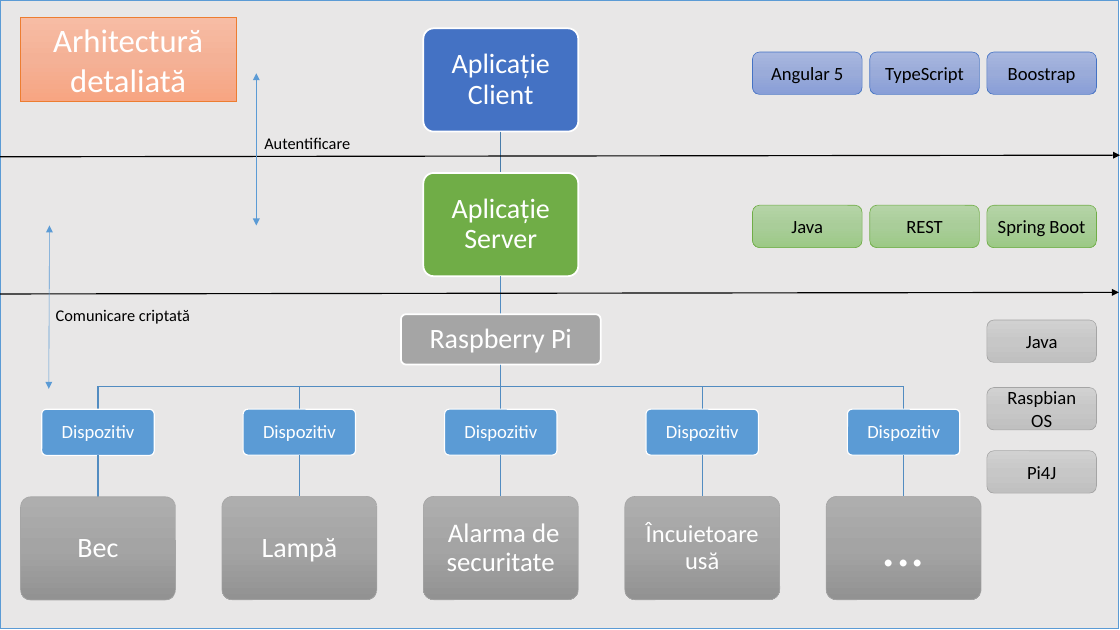
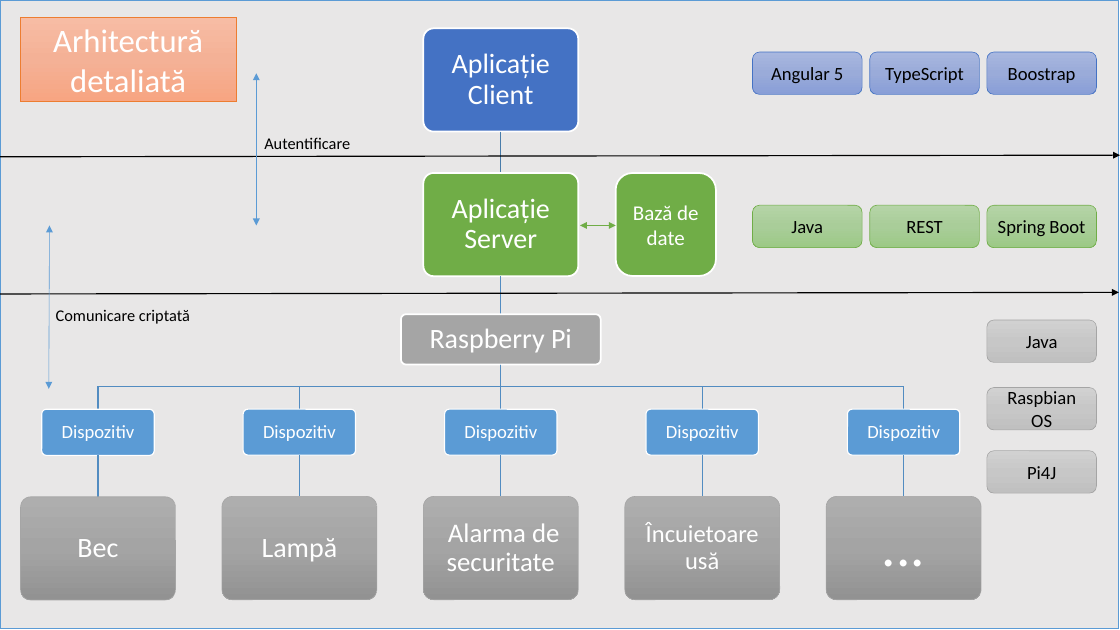
Before and after one commit to turcunicusor/Licenta, a slide deck: slide 2 of Documentation/Figures/Șablon.pptx. Drawn at 1120x630 pixels with LibreOffice and Linux fonts; fonts in the diff are those of the drawing. Boxes give left, top, right and bottom in pixels: in the first picture for what was removed or moved away, otherwise in the second. Text is boxed around its words. In the diff, an @@ line names an element or a change of style, - is before the commit and + after.

```diff
--- a/Documentation/Figures/Șablon.pptx
+++ b/Documentation/Figures/Șablon.pptx
@@ rounded rectangle added at (616,173,716,276), fill #70AD47, outline #FFFFFF 1.5 pt, 18 pt, text #FFFFFF @@
+Bază de date
@@ double arrow added from (580, 225) to (616, 225), #70AD47 1.5 pt @@
```
Also in this commit, not shown: 8 other files.
